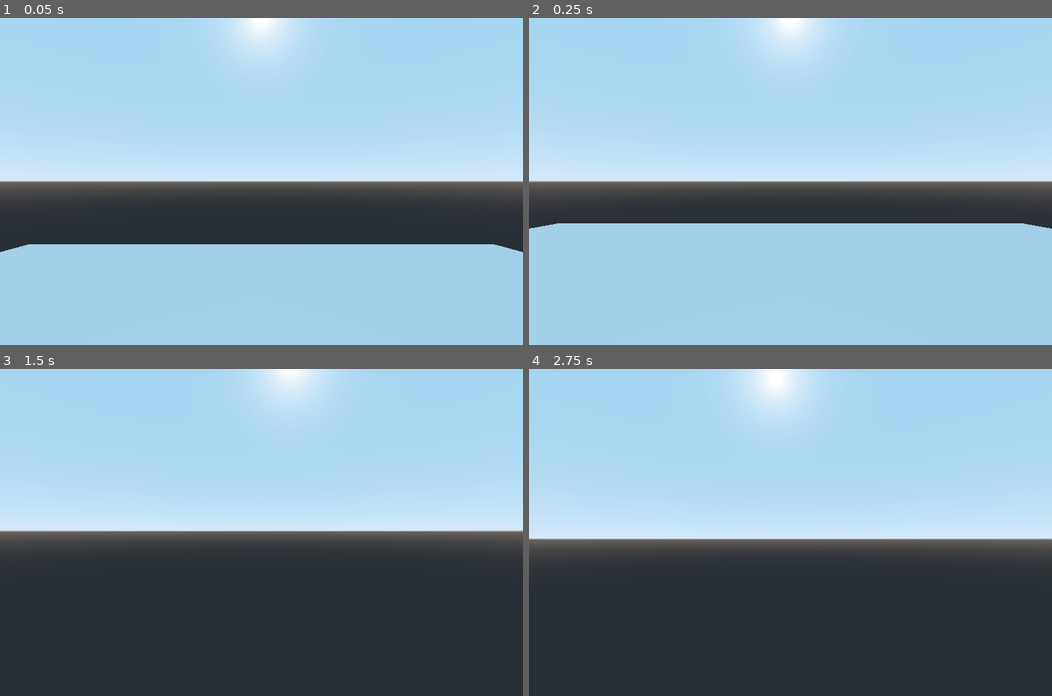
Above: before the commit, frames 1-4 (two rows, left to right).
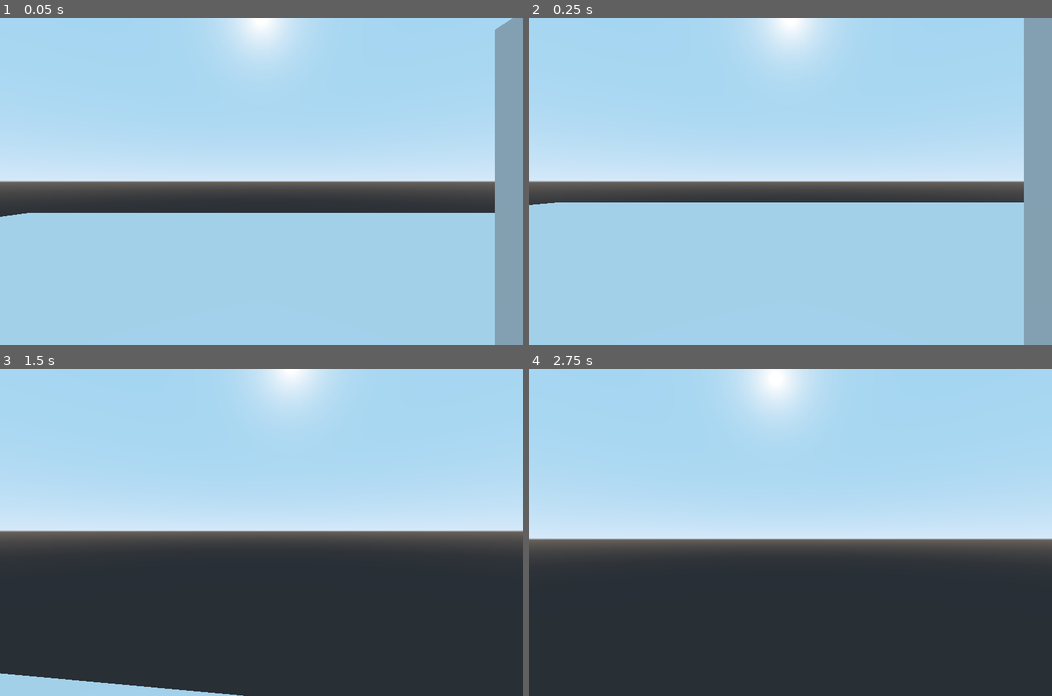
Above: after the commit, the same moments.

Repository: Silver1Miner/12rocket
Game: Godot game, scene res://src/World.tscn
Same seed, same stepped clock (60 frames per second), same inputs: the game is played once before the commit and once after it. The project has no main scene, so this scene is started directly.
Inputs (mouse positions are in pixels of both pictures, inside the frame that each line leads up to):
- Up to frame 1 (0.05 s): no input
- Up to frame 2 (0.25 s): no input
- Up to frame 3 (1.5 s): tap Enter at 0.5 s; move the mouse to (287, 532) at 0.52 s; hold Shift (sprint, bound only after the commit) 0.53-1.28 s; hold Up (ui_up) from 0.53 s (still down); tap Space (ui_select) at 0.77 s; move the mouse to (235, 532) at 1.27 s; tap Shift (sprint, bound only after the commit) at 1.35 s
- Up to frame 4 (2.75 s): keep holding Up (ui_up); tap Space (ui_select) at 1.52, 2 s; move the mouse to (800, 525) at 2.02 s; hold Shift (sprint, bound only after the commit) from 2.03 s (still down)

The runs differ from the first frame. In frame 1, 14% of the frame differs, in the area x 0-100%, y 0-100%; in frame 2, 11%; in frame 3, 1.6%; in frame 4, nothing differs.

Commit message:
player jump and sprint

Diff:
--- a/project.godot
+++ b/project.godot
@@ -80,6 +80,16 @@
 , Object(InputEventKey,"resource_local_to_scene":false,"resource_name":"","device":0,"alt":false,"shift":false,"control":false,"meta":false,"command":false,"pressed":false,"scancode":83,"physical_scancode":0,"unicode":0,"echo":false,"script":null)
  ]
 }
+jump={
+"deadzone": 0.5,
+"events": [ Object(InputEventKey,"resource_local_to_scene":false,"resource_name":"","device":0,"alt":false,"shift":false,"control":false,"meta":false,"command":false,"pressed":false,"scancode":32,"physical_scancode":0,"unicode":0,"echo":false,"script":null)
+ ]
+}
+sprint={
+"deadzone": 0.5,
+"events": [ Object(InputEventKey,"resource_local_to_scene":false,"resource_name":"","device":0,"alt":false,"shift":false,"control":false,"meta":false,"command":false,"pressed":false,"scancode":16777237,"physical_scancode":0,"unicode":0,"echo":false,"script":null)
+ ]
+}
 
 [physics]
 
--- a/src/Player.gd
+++ b/src/Player.gd
@@ -1,10 +1,15 @@
 extends KinematicBody
 
+onready var _raycast = $Pivot/RayCast
 onready var camera = $Pivot/Camera
 var gravity = -30
-var max_speed = 8
+var max_speed = 5
+var sprint_multiplier = 2
 var mouse_sensitivity = 0.002
 var velocity = Vector3()
+var is_jumping = false
+var is_sprinting = false
+var jump_speed = 6
 
 func _ready() -> void:
 	Input.set_mouse_mode(Input.MOUSE_MODE_CAPTURED)
@@ -19,6 +24,13 @@
 		input_dir += -global_transform.basis.x
 	if Input.is_action_pressed("ui_right"):
 		input_dir += global_transform.basis.x
+	is_jumping = false
+	if Input.is_action_just_pressed("jump"):
+		is_jumping = true
+	if Input.is_action_pressed("sprint"):
+		is_sprinting = true
+	else:
+		is_sprinting = false
 	input_dir = input_dir.normalized()
 	return input_dir
 
@@ -37,8 +49,12 @@
 		$Pivot.rotation.x = clamp($Pivot.rotation.x, -1.2, 1.2)
 
 func _physics_process(delta):
+	if is_jumping and is_on_floor():
+		velocity.y = jump_speed
 	velocity.y += gravity * delta
 	var desired_velocity = get_input() * max_speed
+	if is_sprinting:
+		desired_velocity *= sprint_multiplier
 	velocity.x = desired_velocity.x
 	velocity.z = desired_velocity.z
 	velocity = move_and_slide(velocity, Vector3.UP, true)
--- a/src/Player.tscn
+++ b/src/Player.tscn
@@ -19,6 +19,10 @@
 
 [node name="Camera" type="Camera" parent="Pivot"]
 
+[node name="RayCast" type="RayCast" parent="Pivot"]
+enabled = true
+cast_to = Vector3( 0, 0, -1 )
+
 [node name="Body" type="CollisionShape" parent="."]
 transform = Transform( 1, 0, 0, 0, -4.37114e-08, -1, 0, 1, -4.37114e-08, 0, 0, 0 )
 shape = SubResource( 1 )
@@ -31,5 +35,3 @@
 transform = Transform( 1, 0, 0, 0, -4.37114e-08, -1, 0, 1, -4.37114e-08, 0, 0, 0 )
 mesh = SubResource( 3 )
 material/0 = null
-
-[node name="RayCast" type="RayCast" parent="."]
--- a/src/World.tscn
+++ b/src/World.tscn
@@ -1,24 +1,29 @@
-[gd_scene load_steps=4 format=2]
+[gd_scene load_steps=5 format=2]
 
 [ext_resource path="res://src/Player.tscn" type="PackedScene" id=1]
+[ext_resource path="res://src/world/Computer.tscn" type="PackedScene" id=2]
 
 [sub_resource type="CubeMesh" id=3]
-size = Vector3( 10, 2, 10 )
+size = Vector3( 20, 2, 20 )
 
 [sub_resource type="BoxShape" id=2]
 extents = Vector3( 10, 0.5, 10 )
 
 [node name="World" type="Spatial"]
 
-[node name="StaticBody" type="StaticBody" parent="."]
+[node name="Floor" type="StaticBody" parent="."]
+transform = Transform( 1, 0, 0, 0, 1, 0, 0, 0, 1, 0, -1, 0 )
 
-[node name="MeshInstance" type="MeshInstance" parent="StaticBody"]
+[node name="MeshInstance" type="MeshInstance" parent="Floor"]
 mesh = SubResource( 3 )
 skeleton = NodePath("../..")
 material/0 = null
 
-[node name="CollisionShape" type="CollisionShape" parent="StaticBody"]
+[node name="CollisionShape" type="CollisionShape" parent="Floor"]
 shape = SubResource( 2 )
 
 [node name="Player" parent="." instance=ExtResource( 1 )]
-transform = Transform( 1, 0, 0, 0, 1, 0, 0, 0, 1, 0, 2, 0 )
+transform = Transform( 1, 0, 0, 0, 1, 0, 0, 0, 1, 0, 1, 0 )
+
+[node name="Computer" parent="." instance=ExtResource( 2 )]
+transform = Transform( 1, 0, 0, 0, 1, 0, 0, 0, 1, 2, 1, 0 )
--- /dev/null
+++ b/src/screen/Screen.gd
@@ -0,0 +1,16 @@
+extends Control
+
+
+# Declare member variables here. Examples:
+# var a: int = 2
+# var b: String = "text"
+
+
+# Called when the node enters the scene tree for the first time.
+func _ready() -> void:
+	pass # Replace with function body.
+
+
+# Called every frame. 'delta' is the elapsed time since the previous frame.
+#func _process(delta: float) -> void:
+#	pass
--- a/src/screen/Screen.tscn
+++ b/src/screen/Screen.tscn
@@ -1,11 +1,13 @@
-[gd_scene load_steps=3 format=2]
+[gd_scene load_steps=4 format=2]
 
 [ext_resource path="res://assets/screen/Windows_Screen.png" type="Texture" id=1]
-[ext_resource path="res://src/screen/ScreenIcon.tscn" type="PackedScene" id=2]
+[ext_resource path="res://src/screen/icons/Logout.tscn" type="PackedScene" id=2]
+[ext_resource path="res://src/screen/Screen.gd" type="Script" id=3]
 
 [node name="Screen" type="Control"]
 anchor_right = 1.0
 anchor_bottom = 1.0
+script = ExtResource( 3 )
 
 [node name="Background" type="TextureRect" parent="."]
 anchor_right = 1.0
@@ -13,8 +15,8 @@
 texture = ExtResource( 1 )
 expand = true
 
-[node name="ScreenIcon" parent="." instance=ExtResource( 2 )]
-margin_left = 133.0
-margin_top = 125.0
-margin_right = 197.0
-margin_bottom = 189.0
+[node name="Logout" parent="." instance=ExtResource( 2 )]
+margin_left = 1074.0
+margin_top = 602.0
+margin_right = 1138.0
+margin_bottom = 666.0
--- /dev/null
+++ b/src/screen/icons/Logout.tscn
@@ -0,0 +1,20 @@
+[gd_scene load_steps=3 format=2]
+
+[ext_resource path="res://src/screen/ScreenIcon.tscn" type="PackedScene" id=1]
+[ext_resource path="res://assets/screen/icons/system-log-out.png" type="Texture" id=2]
+
+[node name="Logout" instance=ExtResource( 1 )]
+texture_normal = ExtResource( 2 )
+identity = "LOGOUT"
+icon_texture = ExtResource( 2 )
+
+[node name="Label" parent="." index="0"]
+anchor_left = 0.5
+anchor_top = 1.0
+anchor_right = 0.5
+anchor_bottom = 1.0
+margin_left = -42.0
+margin_top = 0.0
+margin_right = 42.0
+margin_bottom = 28.0
+text = "Logout"
--- /dev/null
+++ b/src/world/Computer.tscn
@@ -0,0 +1,21 @@
+[gd_scene load_steps=4 format=2]
+
+[sub_resource type="BoxShape" id=4]
+
+[sub_resource type="CubeMesh" id=5]
+
+[sub_resource type="BoxShape" id=6]
+
+[node name="Computer" type="StaticBody"]
+
+[node name="CollisionShape" type="CollisionShape" parent="."]
+shape = SubResource( 4 )
+
+[node name="MeshInstance" type="MeshInstance" parent="."]
+mesh = SubResource( 5 )
+material/0 = null
+
+[node name="Area" type="Area" parent="."]
+
+[node name="CollisionShape" type="CollisionShape" parent="Area"]
+shape = SubResource( 6 )
